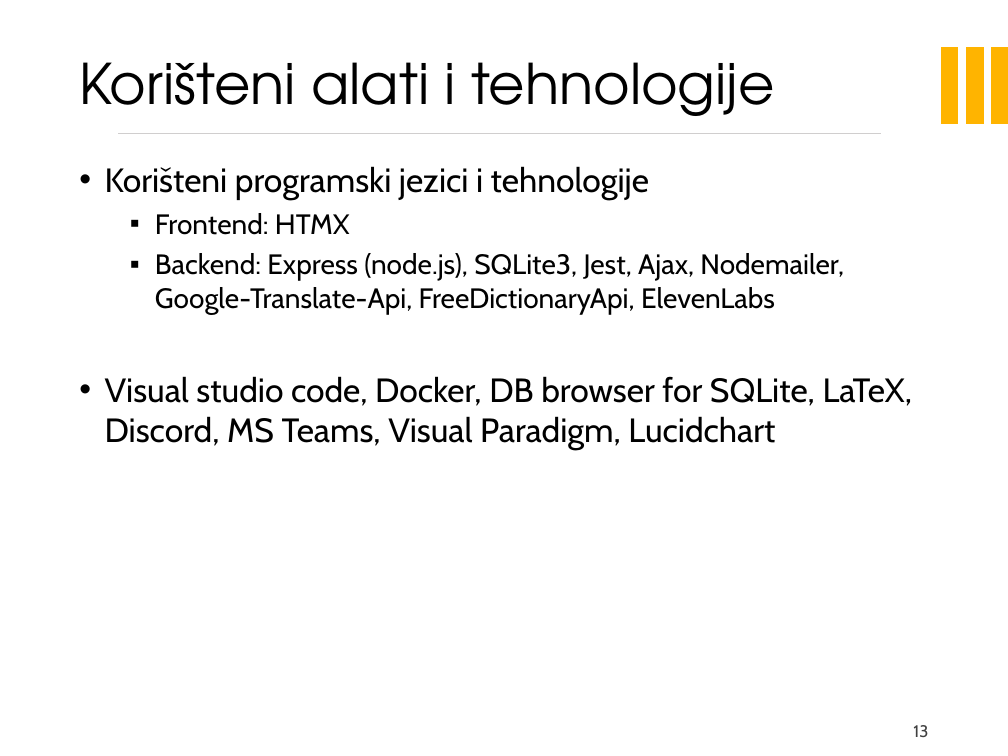
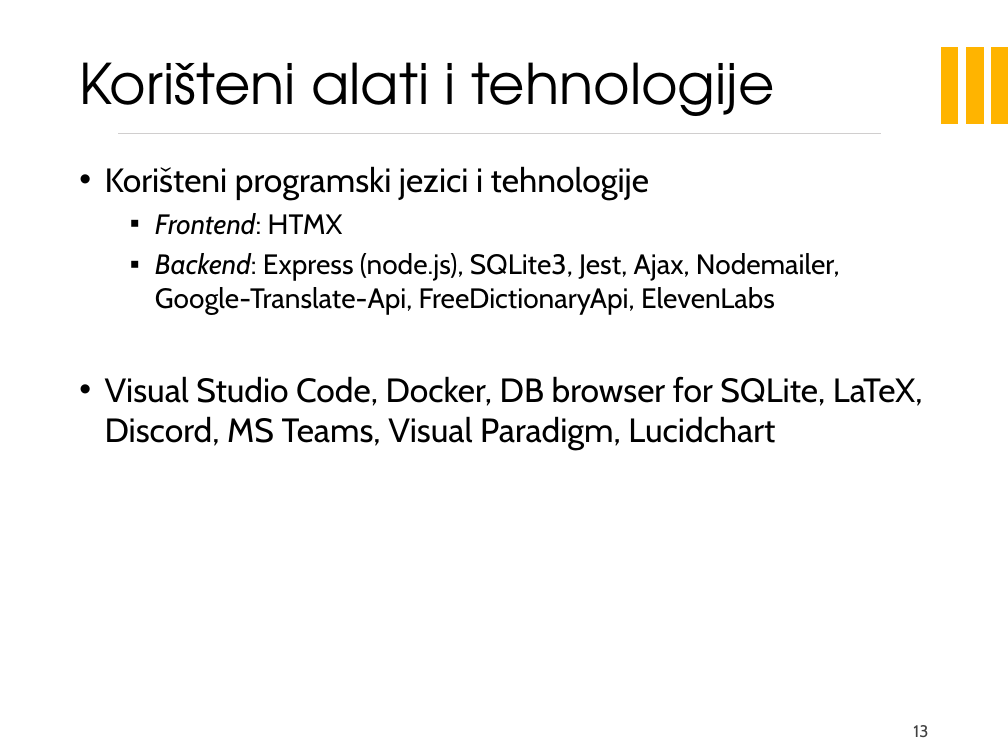
Before and after one commit to nogicn/BalkanLingo, a slide deck: slide 13 of Dokumentacija/PrezentacijaProjekata.pptx. Drawn at 1008x756 pixels with LibreOffice and Linux fonts; fonts in the diff are those of the drawing; background and template pictures are left out. Boxes give left, top, right and bottom in pixels: in the first picture for what was removed or moved away, otherwise in the second. Text is boxed around its words. In the diff, an @@ line names an element or a change of style, - is before the commit and + after.

```diff
--- a/Dokumentacija/PrezentacijaProjekata.pptx
+++ b/Dokumentacija/PrezentacijaProjekata.pptx
@@ text at (155, 213, 840, 314): italic on in "Frontend:", "Backend:" @@
@@ text at (105, 376, 923, 450): text changed @@
-• Visual studio code, Docker, DB browser for SQLite, LaTeX, Discord, MS Teams, Visual Paradigm, Lucidchart
+• Visual Studio Code, Docker, DB browser for SQLite, LaTeX, Discord, MS Teams, Visual Paradigm, Lucidchart
```
Also in this commit, not shown: 8 other slides changed, 1 slide removed, 1 other file.
